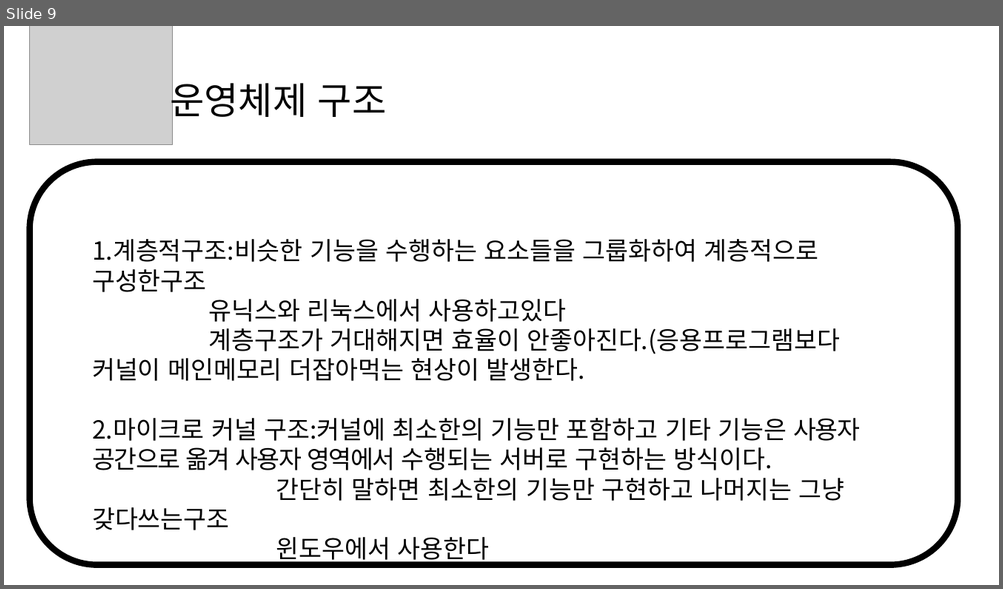
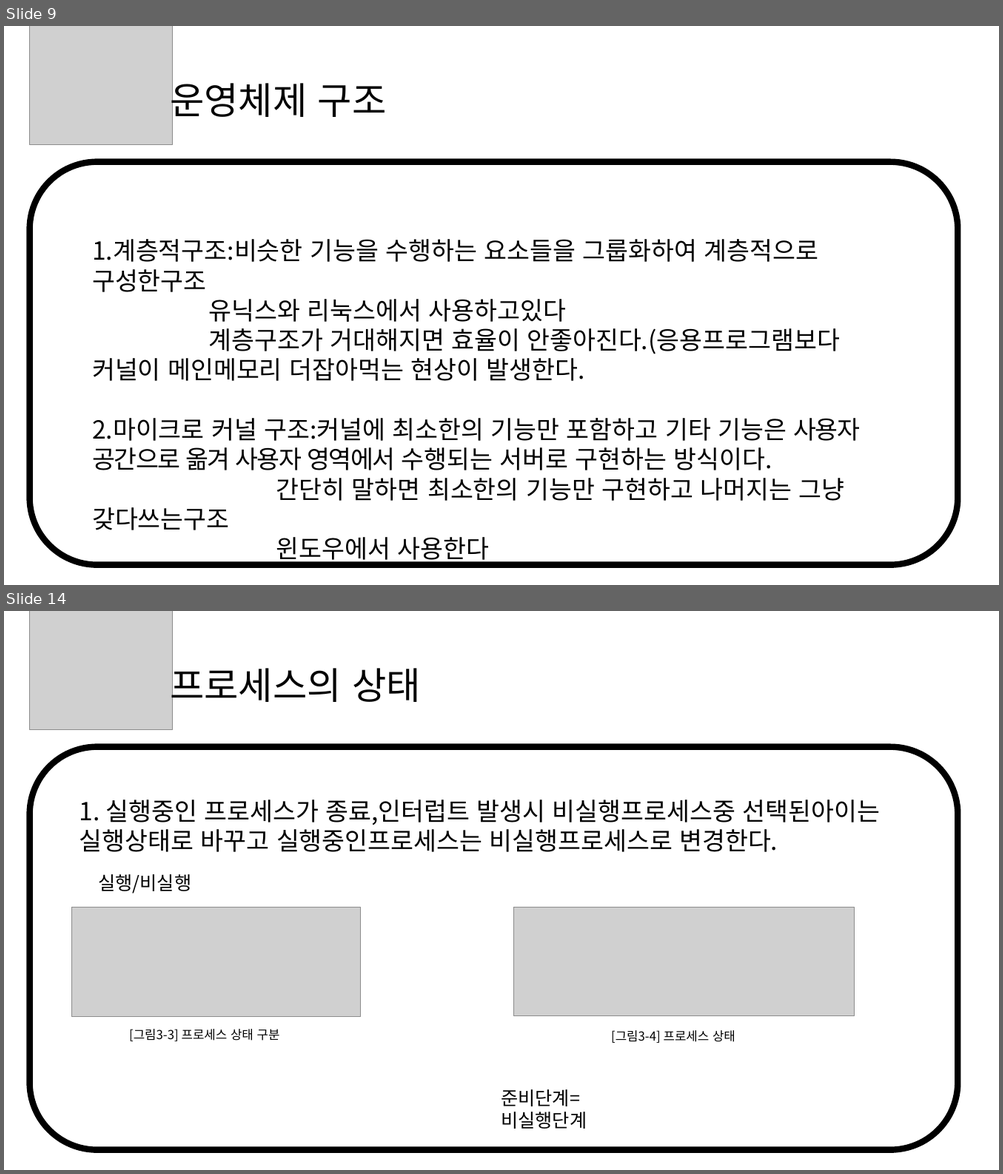
Before and after one commit to lukawitch/dailyblog, a slide deck: 전공/운영체제.pptx. Shown one above the other, each under a label of ours: slide 9 before the commit, slides 9 and 14 after it; the slides between them are not shown. The pictures are 1003x589 and 1003x1174 pixels, drawn with LibreOffice and Linux fonts; fonts in the diff are those of the drawing; grey boxes stand for pictures. Boxes give left, top, right and bottom in pixels: in the first picture for what was removed or moved away, otherwise in the second. Text is boxed around its words. In the diff, an @@ line names an element or a change of style, - is before the commit and + after.

```diff
--- a/전공/운영체제.pptx
+++ b/전공/운영체제.pptx
@@ slide 14 added at <box>4,611,999,1170</box>, background #FFFFFF @@
@@ picture added at <box>29,611,173,729</box> @@
@@ text added at <box>170,661,421,709</box>, 36 pt, text #000000 @@
+프로세스의 상태
@@ rounded rectangle added at <box>29,747,958,1150</box>, outline #000000 6 pt @@
@@ text added at <box>79,800,880,852</box>, 24 pt, text #000000 @@
+1. 실행중인 프로세스가 종료,인터럽트 발생시 비실행프로세스중 선택된아이는 실행상태로 바꾸고 실행중인프로세스는 비실행프로세스로 변경한다.
@@ text added at <box>98,874,191,894</box>, 18 pt, text #000000 @@
+실행/비실행
@@ picture added at <box>72,907,360,1017</box> @@
@@ picture added at <box>514,907,854,1017</box> @@
@@ text added at <box>129,1029,280,1042</box>, 12 pt, text #000000 @@
+[그림3-3] 프로세스 상태 구분
@@ text added at <box>611,1031,735,1043</box>, 12 pt, text #000000 @@
+[그림3-4] 프로세스 상태
@@ text added at <box>501,1090,586,1129</box>, 18 pt, text #000000 @@
+준비단계=비실행단계
```
Also in this commit, not shown: 18 other slides added, 1 other file.
